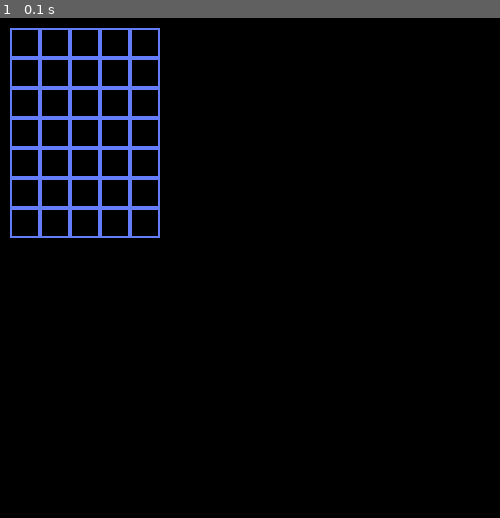
Above: before the commit, frame 1.
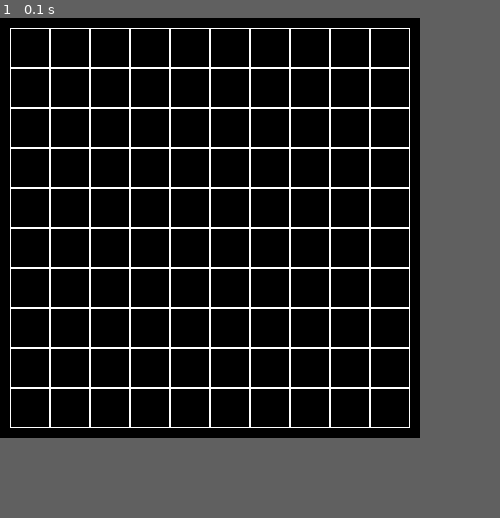
Above: after the commit, the same moment.

Repository: MyFreeR/pyGameSch
Game: pygame game, started from main.py
Same seed, same stepped clock (60 frames per second), same inputs: the game is played once before the commit and once after it.
Inputs:
- Up to frame 1 (0.1 s): no input
In our replay, the window is 500x500 before the commit and 420x420 after it. These sizes can differ from the game's own. Grey fills any space a smaller window leaves; there, only what the larger window draws over its background counts as a difference.

The runs differ from the first frame. In frame 1, 8.9% of the frame differs, in the area x 2-82%, y 2-82%.

Commit message:
lns_board

Diff:
--- a/main.py
+++ b/main.py
@@ -27,40 +27,41 @@
 
     # cell - кортеж (x, y)
     def on_click(self, cell):
-        for i in range(self.width):
-            self.board[cell[1]][i] = (self.board[cell[1]][i] + 1) % 2
-        for i in range(self.height):
-            # чтобы не перекрашивать дважды
-            if i == cell[1]:
-                continue
-            self.board[i][cell[0]] = (self.board[i][cell[0]] + 1) % 2
+        # заглушка для реальных игровых полей
+        pass
 
     def get_click(self, mouse_pos):
         cell = self.get_cell(mouse_pos)
-        if cell:
+        if cell and cell < (self.width, self.height):
             self.on_click(cell)
-        else:
-            print(cell)  # которая None
 
     def render(self, screen):
-        colors = [pygame.Color("black"), pygame.Color("white")]
         for y in range(self.height):
             for x in range(self.width):
-                pygame.draw.rect(screen, colors[self.board[y][x]],
+                pygame.draw.rect(screen, pygame.Color(255, 255, 255),
                                  (x * self.cell_size + self.left, y * self.cell_size + self.top,
-                                  self.cell_size, self.cell_size))  # заливка
-                pygame.draw.rect(screen, (100, 125, 250),
-                                 (self.left + x * self.cell_size, self.top + y * self.cell_size,
-                                 self.cell_size, self.cell_size), 2)
+                                  self.cell_size,
+                                  self.cell_size), 1)
+
+
+class Lines(Board):
+    def __init__(self, width, height):
+        super().__init__(width, height)
+        self.selected_cell = None
 
 
 def main():
     pygame.init()
-    size = 500, 500
+    size = 420, 420
     screen = pygame.display.set_mode(size)
-    pygame.display.set_caption('Чёрное белое')
-    # поле 5 на 7
-    board = Board(5, 7)
+    clock = pygame.time.Clock()
+    pygame.display.set_caption('proLones')
+
+    board = Lines(10, 10)
+    board.set_view(10, 10, 40)
+
+    ticks = 0
+
     running = True
     while running:
         for event in pygame.event.get():
@@ -68,9 +69,15 @@
                 running = False
             if event.type == pygame.MOUSEBUTTONDOWN:
                 board.get_click(event.pos)
+
         screen.fill((0, 0, 0))
         board.render(screen)
+        if ticks == 50:
+            ticks = 0
         pygame.display.flip()
+        clock.tick(50)
+        ticks += 1
+    pygame.quit()
 
 
 if __name__ == '__main__':
